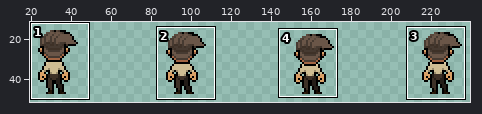
Two versions of one sprite sheet, Pixel Crawler - Free Pack/Entities/Characters/Body_A/Animations/Idle_Base/Idle_Up.png. Above: a wide view before the commit, with the close-up outlined.
Close-up. First the earlier version:
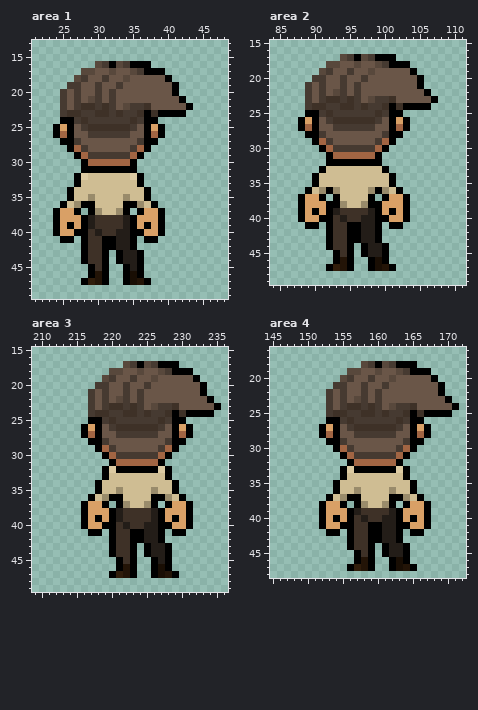
The file is 256x64 pixels. Shown: area 1: x 21..48, y 13..49; area 2: x 84..111, y 15..49; area 3: x 209..236, y 15..49; area 4: x 145..172, y 16..48. The wide view leaves out empty margins.
The result:
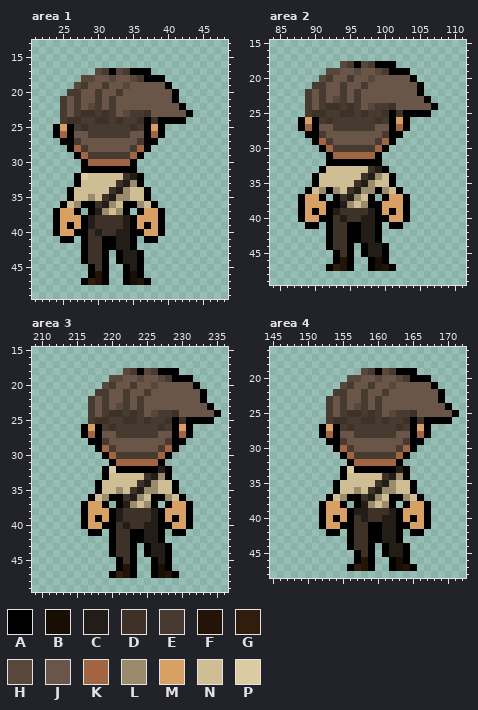
Palette (. is transparent): A #000000  B #190e04  C #231d18  D #3e3127  E #463a31  F #231407  G #301d0b  H #58483c  J #6a5648  K #a26543  L #998b6b  M #d9a066  N #cfbd93  P #dccaa2
What changed:
Changed rows in their new state; - is an unchanged pixel.
Area 1:
first column x 25:
16 -----........------
17 ---..HEAHEAA-..----
18 --.HH-JH-JHEAAA.---
19 -.HE-JE-JH-----A.--
20 .E-----JE----------
21 ----J-----------A.-
22 ---JH-J--JJJJ----A.
23 -JEDDE--JH-EDJJJJJA
24 EDDE-DD-D-ED-DAAAA-
25 --EDEEEEEEDE-------
first column x 30:
32 ----DC
33 ---DCL
34 --DCL-
35 -DCL--
36 DCL---
37 CL----
Area 2:
first column x 89:
17 -----........------
18 ---..HEAHEAA-..----
19 --.HH-JH-JHEAAA.---
20 -.HE-JE-JH-----A.--
21 .E-----JE----------
22 ----J-----------A.-
23 ---JH-J--JJJJ----A.
24 -JEDDE--JH-EDJJJJJA
25 EDDE-DD-D-ED-DAAAA-
26 --EDEEEEEEDE-------
first column x 94:
33 ----DC
34 ---DCL
35 --DCL-
36 -DCL--
37 DCL---
38 CL----
Area 3:
first column x 217:
17 -----........------
18 ---..HEAHEAA-..----
19 --.HH-JH-JHEAAA.---
20 -.HE-JE-JH-----A.--
21 .E-----JE----------
22 ----J-----------A.-
23 ---JH-J--JJJJ----A.
24 -JEDDE--JH-EDJJJJJA
25 EDDE-DD-D-ED-DAAAA-
26 --EDEEEEEEDE-------
first column x 222:
32 -----C
33 ---DCL
34 --DCL-
35 -DCL--
36 DCL---
37 CL----
Area 4:
first column x 153:
18 -----........------
19 ---..HEAHEAA-..----
20 --.HH-JH-JHEAAA.---
21 -.HE-JE-JH-----A.--
22 .E-----JE----------
23 ----J-----------A.-
24 ---JH-J--JJJJ----A.
25 -JEDDE--JH-EDJJJJJA
26 EDDE-DD-D-ED-DAAAA-
27 --EDEEEEEEDE-------
first column x 158:
33 -----C
34 ---DCL
35 --DCL-
36 -DCL--
37 DCL---
38 CL----
39 C-----
Pixel boxes of the changes (left, top, right, bottom) in both close-ups:
changed: (60, 61, 193, 131)
changed: (95, 173, 137, 215)
changed: (305, 54, 438, 124)
changed: (340, 166, 382, 208)
changed: (88, 361, 221, 431)
changed: (123, 466, 165, 508)
changed: (326, 361, 459, 431)
changed: (361, 466, 403, 515)
